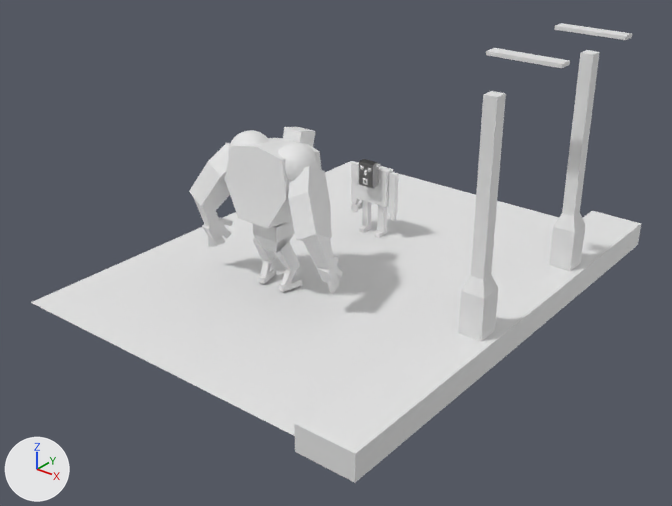
A saved change to the Blender file Man.blend.
Rendered twice from a 50 mm lens placed at (27.4, -37.5, 21.2), pointed at (2.3, -6.2, 1.8). The lights are fixed; the arrows at lower left show +X, +Y and +Z.
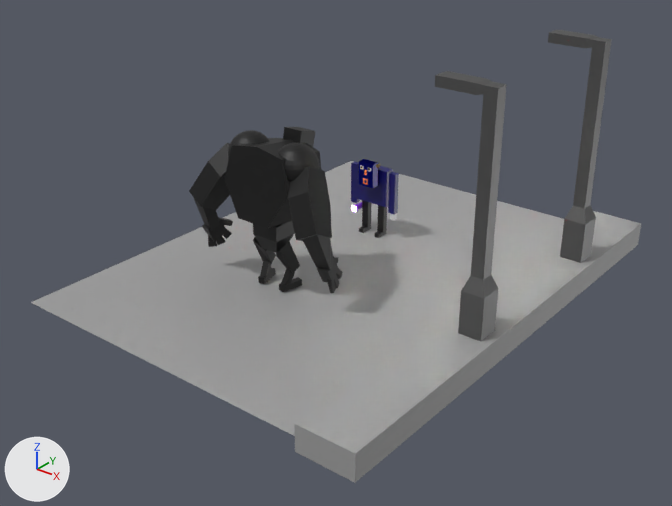
Boxes (x1, y1, x2, y2) around the edits, measured in the pictures (672 x 506 px):
'Plane', recoloured (white to grey)
    both: (31, 161, 564, 436)
'Cube.026', recoloured (white to grey)
    both: (294, 211, 641, 483)
'Cube.027', reshaped (49% wider, 8% taller)
    before: (458, 91, 506, 342)
    after: (435, 71, 507, 342)
'Cube.028', reshaped, moved, rescaled (24% narrower, 1014% taller)
    before: (486, 48, 570, 68)
    after: (548, 30, 612, 263)
'Cube.016', recoloured (grey to black)
    both: (224, 138, 322, 229)
'Cube.029', hidden
    before: (549, 50, 600, 271)
'Cube.017', recoloured (white to black)
    both: (189, 143, 332, 241)
'Sphere', recoloured (white to black)
    both: (228, 130, 320, 182)
'Cube.018', recoloured (grey to black)
    both: (193, 197, 334, 271)
'Cube.012', recoloured (grey to black)
    both: (253, 221, 295, 253)
'Cube', recoloured (grey to blue)
    both: (356, 163, 393, 207)
'Cube.013', recoloured (grey to black)
    both: (253, 237, 300, 273)
'Cube.002', recoloured (grey to blue)
    both: (351, 162, 399, 214)
'Cube.030', deleted
    before: (554, 23, 632, 40)
'Cube.019', recoloured (grey to black)
    both: (202, 217, 338, 283)
'Cube.004', recoloured (grey to black)
    both: (362, 200, 387, 232)
'Cube.024', recoloured (white to black)
    both: (283, 127, 315, 147)
'Cube.014', recoloured (white to black)
    both: (260, 260, 295, 285)
'Cube.015', recoloured (grey to black)
    both: (258, 268, 302, 292)
'Cube.022', recoloured
    both: (208, 235, 336, 293)
'Cube.005', recoloured
    both: (359, 226, 387, 238)
'Cube.021', recoloured
    both: (216, 235, 340, 289)
'Cube.020', recoloured
    both: (223, 229, 343, 280)
'Cube.023', recoloured
    both: (220, 218, 338, 263)
'Cube.003', recoloured
    both: (352, 202, 397, 220)
part 1 of me_cube_028, built on
    before: (484, 50, 599, 97)
    after: (435, 30, 612, 97)
part 2 of me_cube_028, recoloured
    both: (458, 94, 585, 342)

Diff of the bpy script that builds the scene:
```diff
--- a/Man.blend.py
+++ b/Man.blend.py
@@ mat_material_001 @@
+mat_material_001 = principled_material('Material.001')
+mat_material_001.base_color = (0.186, 0.186, 0.186)  # grey #777777
+mat_material_001.metallic = 1.0
@@ me_cube @@
 me_cube.from_pydata(...)  # 8 vertices, 6 faces; spans x -1.0..1.0, y -1.0..1.0, z -1.0..1.0
-me_cube.materials.append(mat_material)  # white #e7e7e7
+me_cube.materials.append(mat_blue_001)  # dark blue #070363
@@ me_cube_002 @@
 me_cube_002.from_pydata(...)  # 8 vertices, 6 faces; spans x -1.0..1.0, y -1.0..1.0, z -1.0..1.0
+me_cube_002.materials.append(mat_blue_001)  # dark blue #070363
@@ me_cube_004 @@
 me_cube_004.from_pydata(...)  # 8 vertices, 6 faces; spans x -1.0..1.0, y -1.0..1.0, z -1.0..1.0
+me_cube_004.materials.append(mat_material_009)  # black #000000
@@ me_cube_012 @@
 me_cube_012.from_pydata(...)  # 12 vertices, 10 faces; spans x -1.0..1.0, y -0.76..1.0, z -1.0..1.0
+me_cube_012.materials.append(mat_material_003)  # black #000000
@@ me_cube_013 @@
 me_cube_013.from_pydata(...)  # 8 vertices, 6 faces; spans x -1.26..1.26, y -1.26..1.76, z -1.0..1.2
+me_cube_013.materials.append(mat_material_003)  # black #000000
@@ me_cube_014 @@
 me_cube_014.from_pydata(...)  # 8 vertices, 6 faces; spans x -1.0..1.0, y -1.0..1.0, z -1.0..1.0
+me_cube_014.materials.append(mat_material_003)  # black #000000
@@ me_cube_015 @@
 me_cube_015.from_pydata(...)  # 8 vertices, 6 faces; spans x -1.0..1.0, y -1.0..1.0, z -1.0..1.0
+me_cube_015.materials.append(mat_material_003)  # black #000000
@@ me_cube_016 @@
 me_cube_016.from_pydata(...)  # 12 vertices, 8 faces; spans x 0.0..1.26, y -1.21..1.0, z -1.0..1.15
+me_cube_016.materials.append(mat_material_003)  # black #000000
@@ me_sphere @@
 me_sphere.from_pydata(...)  # 482 vertices, 512 faces; spans x -1.0..1.0, y -1.0..1.0, z -1.0..1.0
+me_sphere.materials.append(mat_material_003)  # black #000000
@@ me_cube_017 @@
 me_cube_017.from_pydata(...)  # 12 vertices, 10 faces; spans x -1.0..1.0, y -1.3..1.45, z -1.0..1.0
+me_cube_017.materials.append(mat_material_003)  # black #000000
@@ me_cube_018 @@
 me_cube_018.from_pydata(...)  # 8 vertices, 6 faces; spans x -1.05..1.54, y -0.62..1.31, z -1.13..1.99
+me_cube_018.materials.append(mat_material_003)  # black #000000
@@ me_cube_019 @@
 me_cube_019.from_pydata(...)  # 8 vertices, 6 faces; spans x -1.29..1.39, y -1.15..1.33, z -1.25..1.18
+me_cube_019.materials.append(mat_material_003)  # black #000000
@@ me_cube_024 @@
 me_cube_024.from_pydata(...)  # 8 vertices, 6 faces; spans x -1.0..1.0, y -1.0..1.0, z -1.0..1.0
+me_cube_024.materials.append(mat_material_003)  # black #000000
@@ me_plane @@
 me_plane.from_pydata(...)  # 4 vertices, 1 face; spans x -1.0..1.0, y -1.0..1.0, z 0.0
+me_plane.materials.append(mat_material_004)  # grey #9d9d9d
@@ me_cube_027 @@
 me_cube_027.from_pydata(...)  # 8 vertices, 6 faces; spans x -1.0..1.0, y -1.0..1.0, z -1.0..1.0
+me_cube_027.materials.append(mat_material_004)  # grey #9d9d9d
@@ me_cube_028 @@
 # used by ob_cube_027; location = (10.62, -6.94, 1.85); scale = (0.558, 0.579, -1.03)
-me_cube_028.from_pydata(...)  # 16 vertices, 14 faces; spans x -1.0..1.0, y -1.0..1.0, z -9.13..1.0
+me_cube_028.from_pydata(...)  # 32 vertices, 30 faces; spans x -4.36..1.0, y -1.0..1.0, z -9.53..1.0
+# me_cube_028 part 1
+# 1 face is deleted
+# 16 vertices are added at x -4.36..0.55, y -0.7..0.7, z -9.53..-9.08
+# 16 new faces join them, mat_material_001 (grey #777777)
+# 1 new face joins them, mat_lamp_light (white #e7e7e7)
+# me_cube_028 part 2: 13 faces spanning x -1.0..1.0, y -1.0..1.0, z -9.13..1.0 switch from no material to mat_material_001 (grey #777777)
+me_cube_028.materials.append(mat_lamp_light)  # white #e7e7e7
@@ me_cube_025 @@
+me_cube_025.from_pydata(...)  # a box spanning x -1.0..1.0, y -1.0..1.0, z -1.0..1.0
+me_cube_025.materials.append(mat_shading)  # white #e7e7e7
@@ ob_cube_028 @@
-ob_cube_028 = bpy.data.objects.new('Cube.028', me_cube_029)
-ob_cube_028.location = (9.11, -1.6, 11.37)
-ob_cube_028.scale = (1.8, 0.371, 0.0892)
+ob_cube_028 = bpy.data.objects.new('Cube.028', me_cube_028)
+ob_cube_028.location = (10.62, 2.55, 1.85)
+ob_cube_028.scale = (0.558, 0.579, -1.03)
@@ ob_cube_029 @@
-ob_cube_029 = bpy.data.objects.new('Cube.029', me_cube_028)
-ob_cube_029.location = (10.62, 1.38, 1.85)
-ob_cube_029.scale = (0.558, 0.579, -1.03)
+ob_cube_029 = bpy.data.objects.new('Cube.029', me_cube_025)
+ob_cube_029.location = (2.68, -3.89, 10.21)
+ob_cube_029.scale = (13.9, 13.9, 10.2)
+ob_cube_029.hide_set(True)  # wire or fog, not drawn
@@ ob_cube_030 @@
-ob_cube_030 = bpy.data.objects.new('Cube.030', me_cube_029)
```
